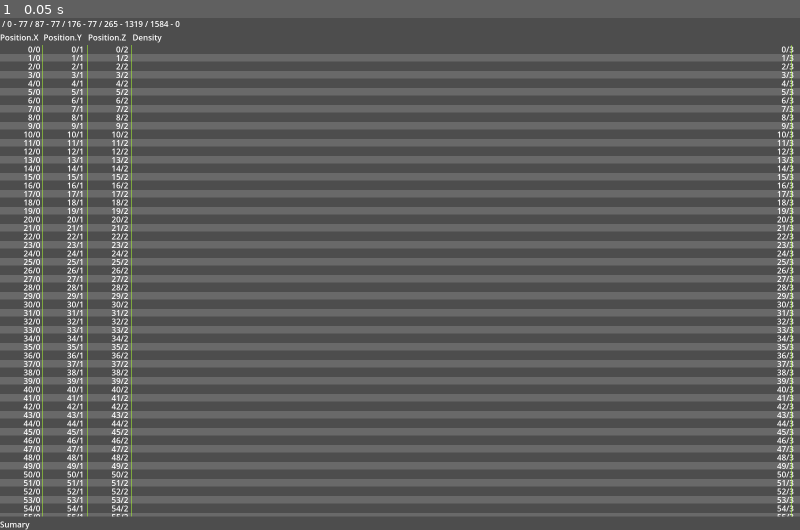
Above: before the commit, frame 1.
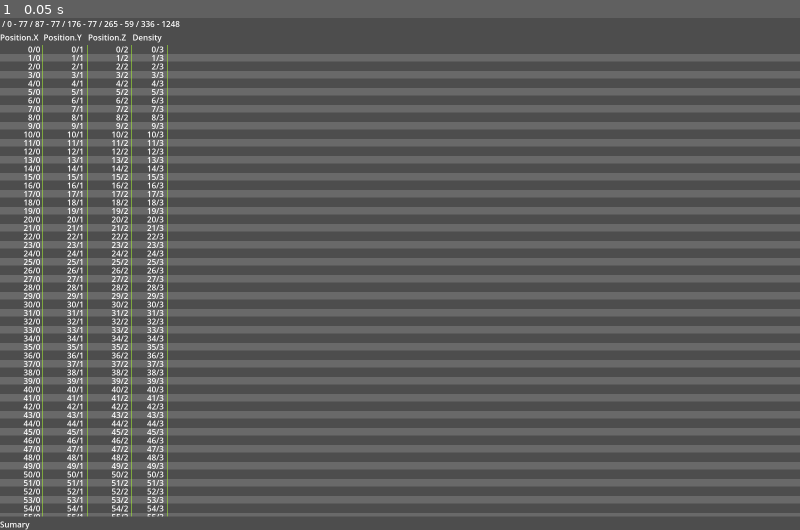
Above: after the commit, the same moment.

Repository: yabadabu/godot_flow
Game: Godot game, scene res://table_view.tscn
Same seed, same stepped clock (60 frames per second), same inputs: the game is played once before the commit and once after it. This scene is started directly instead of the project's main scene.
Inputs:
- Up to frame 1 (0.05 s): no input

The runs differ from the first frame. In frame 1, 1.9% of the frame differs, in the area x 15-100%, y 0-98%.

Commit message:
add fake empty column

Diff:
--- a/table_view.gd
+++ b/table_view.gd
@@ -15,6 +15,7 @@
 
 	var lbl = Label.new()
 	lbl.text = text
+	lbl.custom_minimum_size = Vector2( 20, 0 )
 
 	while true:
 		var child_count = parent.get_child_count()
@@ -42,8 +43,6 @@
 		col_widths.append( lbl_size.x )
 	if col_starts.size() > 0:
 		col_widths[ col_widths.size() - 1 ] -= 16
-		col_starts.append( col_starts.back() + col_widths.back() )
-		col_widths.append( 0 )
 	$ScrollContainer.col_starts = col_starts
 	$ScrollContainer.col_widths = col_widths
 	updateInfo()
@@ -65,4 +64,5 @@
 	addColumn( "Position.Y" )
 	addColumn( "Position.Z" )
 	addColumn( "Density" )
+	addColumn( "" )
 	call_deferred( "refreshUI" )
